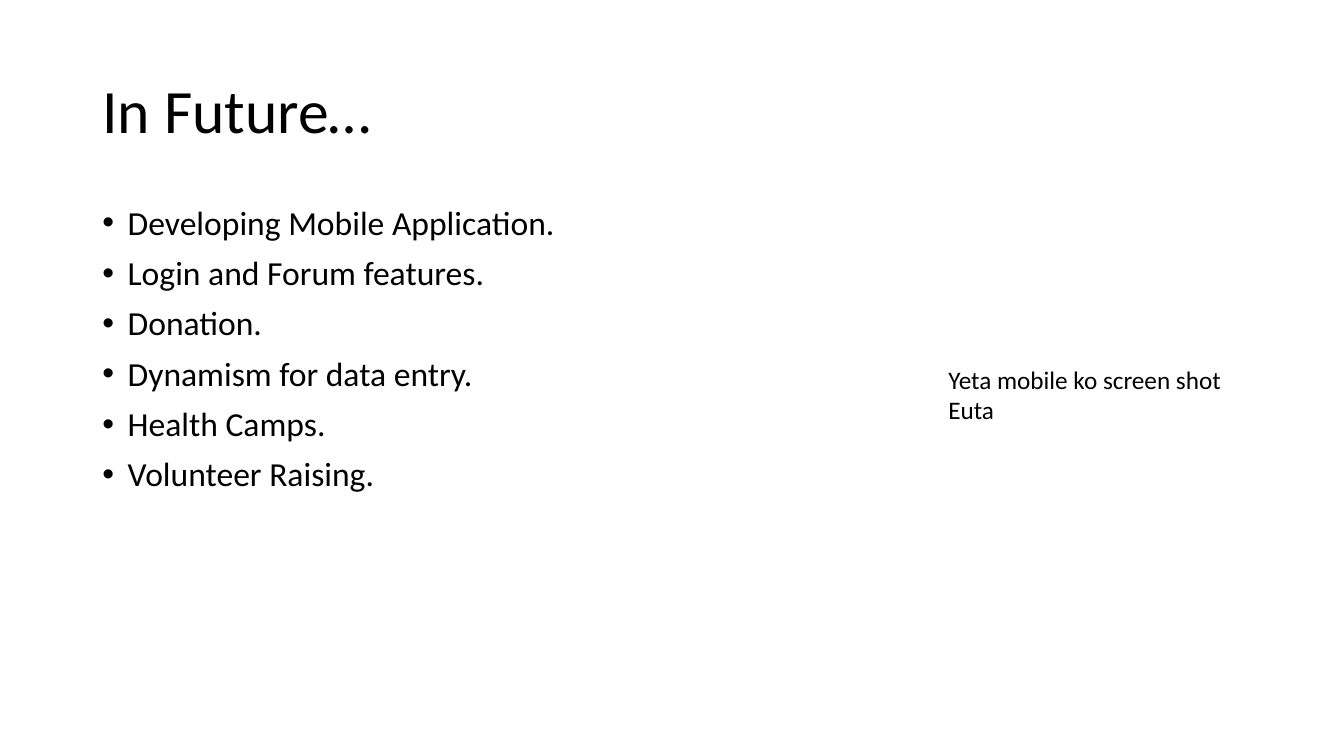
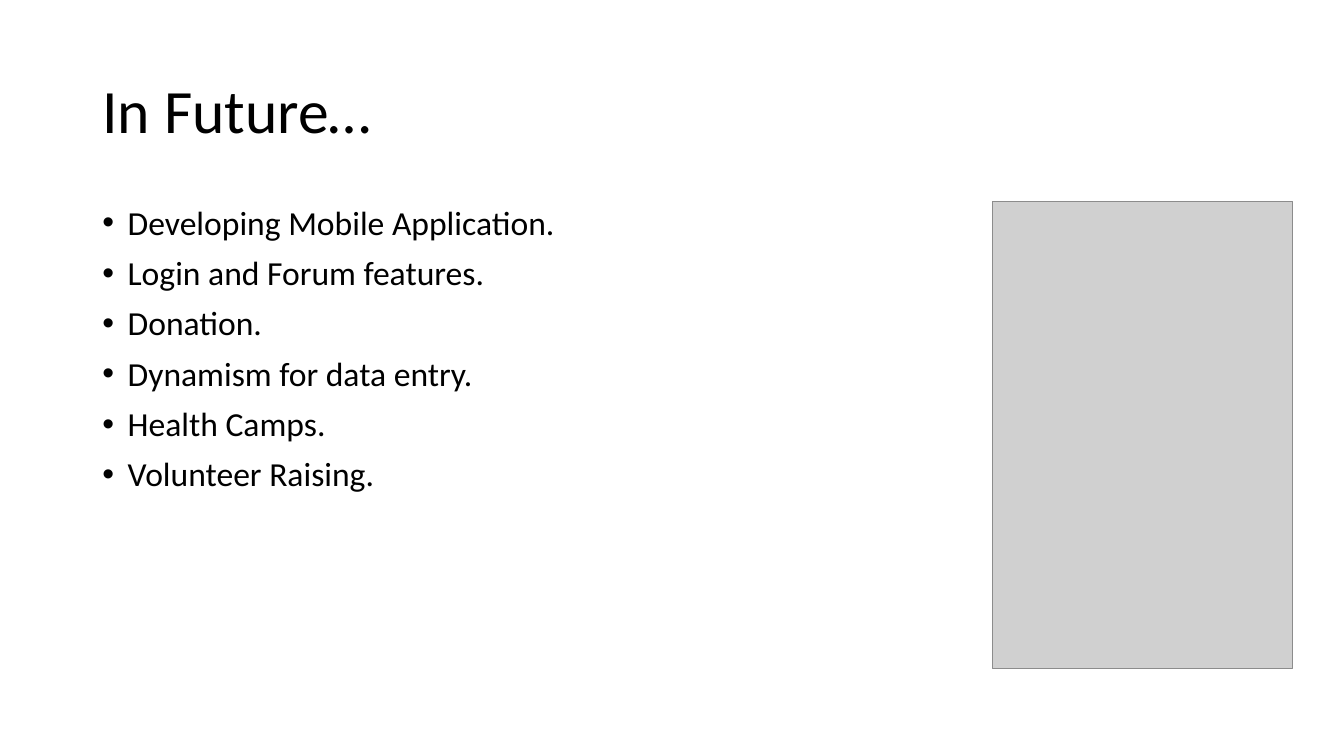
Before and after one commit to RaiSaugat/FinalThoughts, a slide deck: slide 11 of hackathon showcasing presentation template.pptx. Drawn at 1344x756 pixels with LibreOffice and Linux fonts; fonts in the diff are those of the drawing; grey boxes stand for pictures; background and template pictures are left out. Boxes give left, top, right and bottom in pixels: in the first picture for what was removed or moved away, otherwise in the second. Text is boxed around its words. In the diff, an @@ line names an element or a change of style, - is before the commit and + after.

Commit message:
—splash screen

```diff
--- a/hackathon showcasing presentation template.pptx
+++ b/hackathon showcasing presentation template.pptx
@@ picture added at (x1=993, y1=202, x2=1294, y2=669) @@
@@ text removed at (x1=948, y1=371, x2=1221, y2=419) @@
-Yeta mobile ko screen shot
-Euta
```
